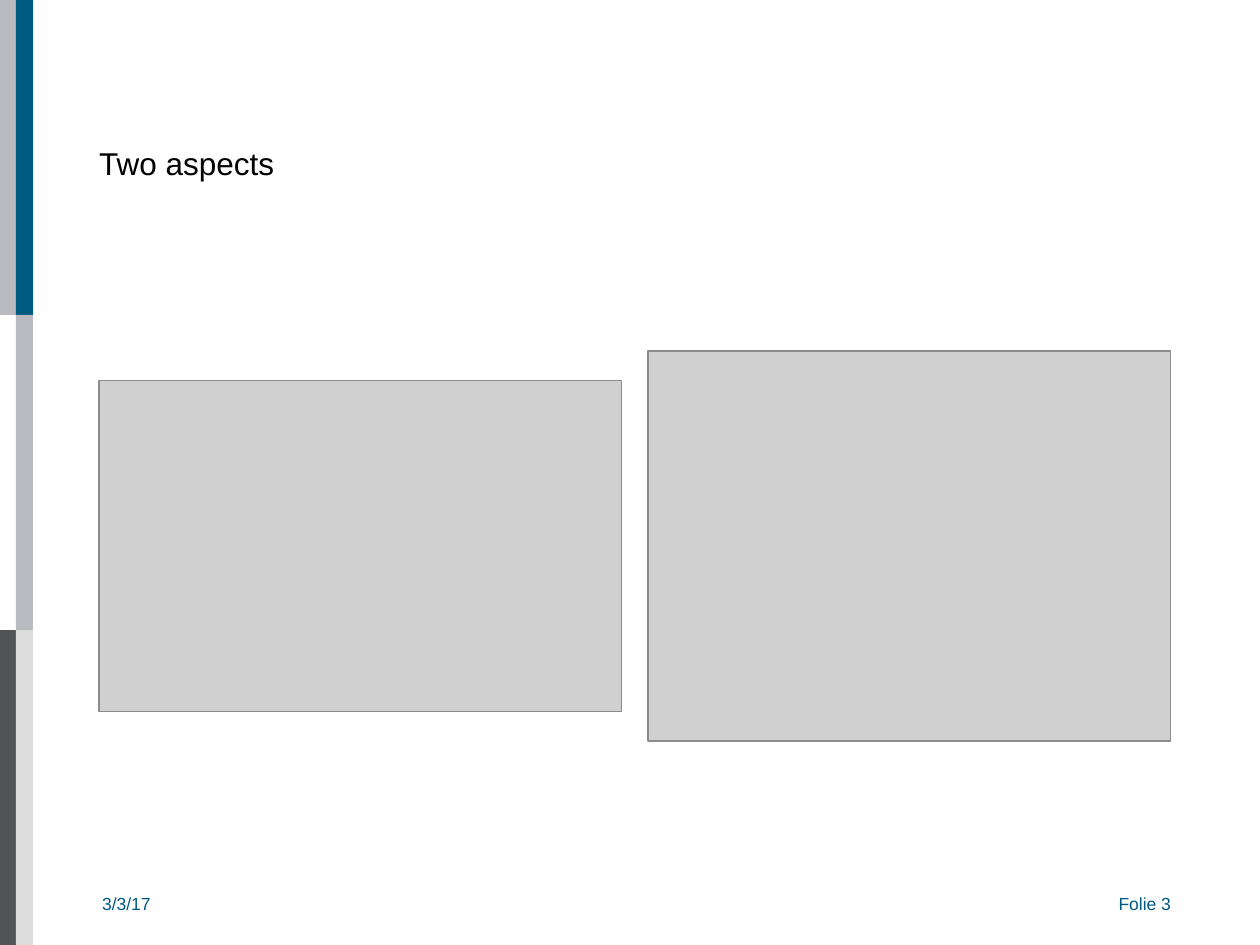
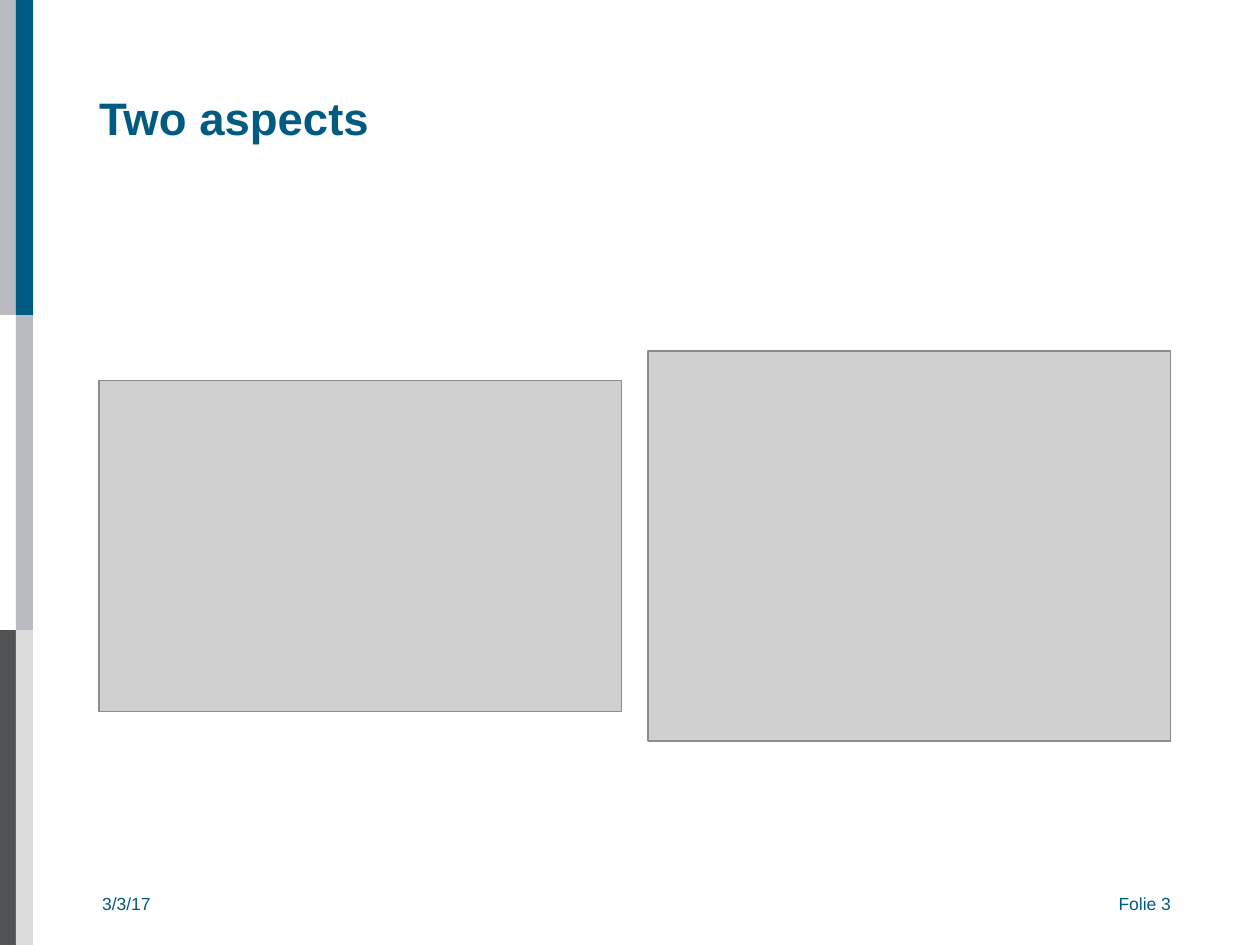
Before and after one commit to AlexAksentyev/EDM, a slide deck: slide 3 of Reports/CM/CM_proto.odp. Drawn at 1260x945 pixels with LibreOffice and Linux fonts; fonts in the diff are those of the drawing; grey boxes stand for pictures; background and template pictures are left out. Boxes give left, top, right and bottom in pixels: in the first picture for what was removed or moved away, otherwise in the second. Text is boxed around its words. In the diff, an @@ line names an element or a change of style, - is before the commit and + after.

```diff
--- a/Reports/CM/CM_proto.odp
+++ b/Reports/CM/CM_proto.odp
@@ title "Two aspects" at <box>99,103,368,145</box>: size 18 to 26 pt, text colour #000000 to #005B82, bold on @@
```
Also in this commit, not shown: 6 other slides changed, 1 slide added, 1 slide removed, 13 other files.
